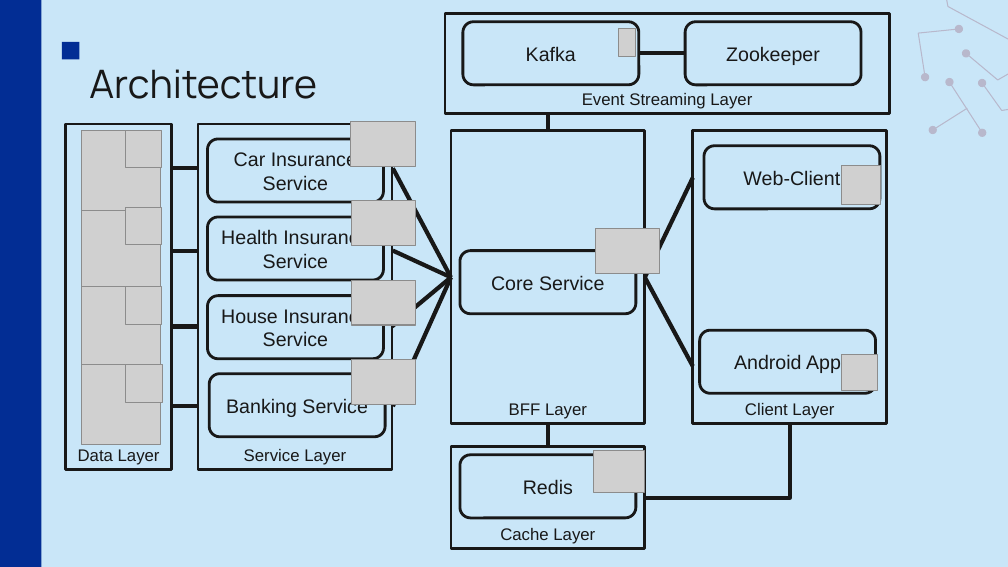
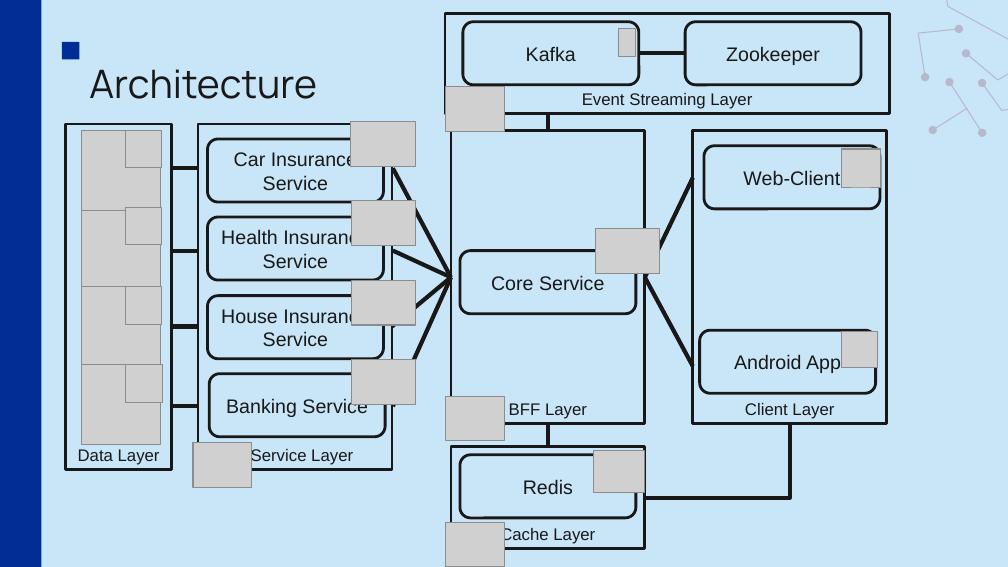
Before and after one commit to flo1166/check24_challenge, a slide deck: slide 3 of Check24_Video_Script.pptx. Drawn at 1008x567 pixels with LibreOffice and Linux fonts; fonts in the diff are those of the drawing; grey boxes stand for pictures. Boxes give left, top, right and bottom in pixels: in the first picture for what was removed or moved away, otherwise in the second. Text is boxed around its words. In the diff, an @@ line names an element or a change of style, - is before the commit and + after.

```diff
--- a/Check24_Video_Script.pptx
+++ b/Check24_Video_Script.pptx
@@ picture added at bbox=[446, 87, 504, 131] @@
@@ picture: place and size @@
-picture at bbox=[842, 165, 881, 205]
+picture at bbox=[842, 149, 881, 188]
@@ picture: place and size @@
-picture at bbox=[842, 355, 878, 391]
+picture at bbox=[842, 332, 878, 368]
@@ picture added at bbox=[446, 396, 504, 440] @@
@@ picture added at bbox=[193, 443, 251, 487] @@
@@ picture added at bbox=[446, 522, 504, 566] @@
```
Also in this commit, not shown: 16 other files.
